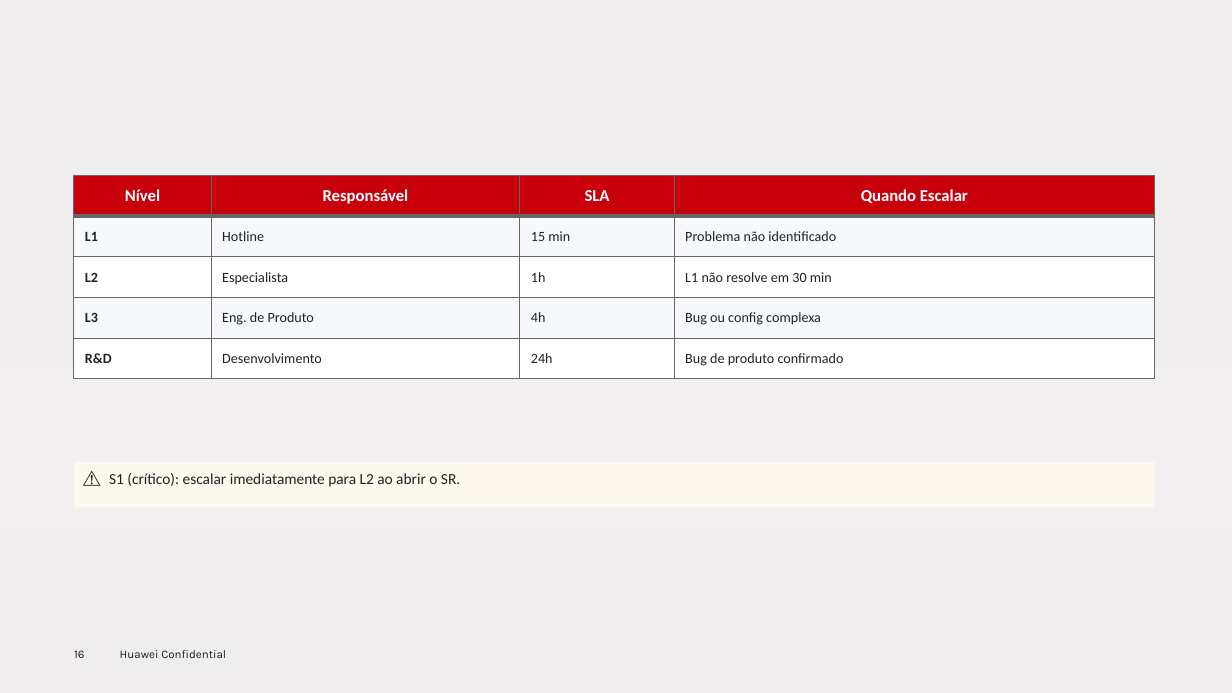
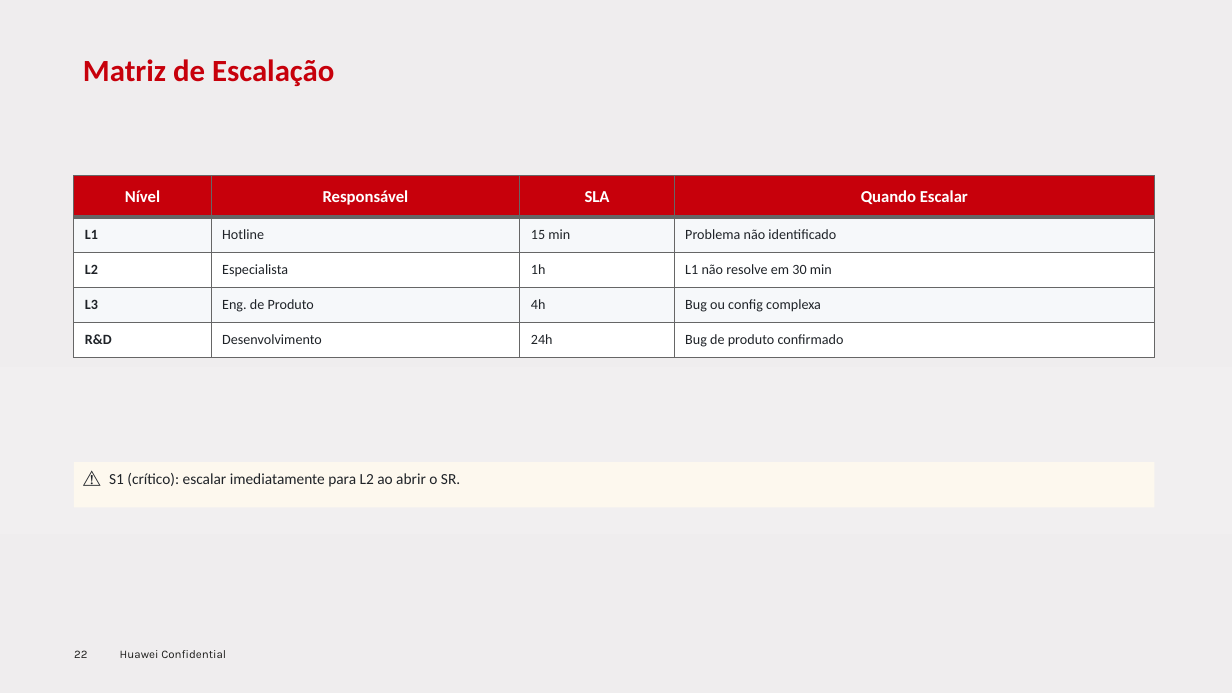
Before and after one commit to RaulMyron/Huawei-doc-templates, a slide deck: slide 22 of examples/ppt/pt-br/sample-pt-br.pptx (slide 16 before the commit). Drawn at 1232x693 pixels with LibreOffice and Linux fonts; fonts in the diff are those of the drawing; background and template pictures are left out. Boxes give left, top, right and bottom in pixels: in the first picture for what was removed or moved away, otherwise in the second. Text is boxed around its words. In the diff, an @@ line names an element or a change of style, - is before the commit and + after.

Commit message:
PPT: split authorship/thank-you slides, auto-fit tables, expand samples
Library (huawei_ppt.py):
- New authorship_slide() for page-2 back cover (author/version/date table,
  left half, never overlaps right-side branding)
- New thank_you_slide() for closing page; last_slide() is now a deprecated
  alias for it
- _strip_thank_you_from_last_page() removes the template's 'Thank you.'
  text box in-memory so the closing slide re-adds it explicitly
- set_title: top default 0.35 -> 0.55, now pins left to LEFT_MARGIN
- add_table: auto-fit row heights to available space, explicit row
  heights prevent auto-expansion, reduced cell margins
- Footer/content Y tuned (0.15" gap above footer)

SKILL.md: document authorship_slide, thank_you_slide; mark last_slide
deprecated; update skeleton and quick-start steps.

Samples (pt-br, en): expand Serviços chapter with per-service detail
slides (Computação, Armazenamento, Rede, BD, ...) adding an 'O Que
Verificar Primeiro' column; regenerate both decks.

```diff
--- a/examples/ppt/pt-br/sample-pt-br.pptx
+++ b/examples/ppt/pt-br/sample-pt-br.pptx
@@ title added at (83, 59, 334, 86), 24 pt, text #C7000B, bold @@
+Matriz de Escalação
@@ table: place and size @@
-table at (74, 175, 1154, 379)
+table at (74, 175, 1154, 357)
@@ page number at (74, 650, 87, 658): text changed @@
-16
+22
```
Also in this commit, not shown: 17 other slides changed, 7 slides added, 1 slide removed, 5 other files.
